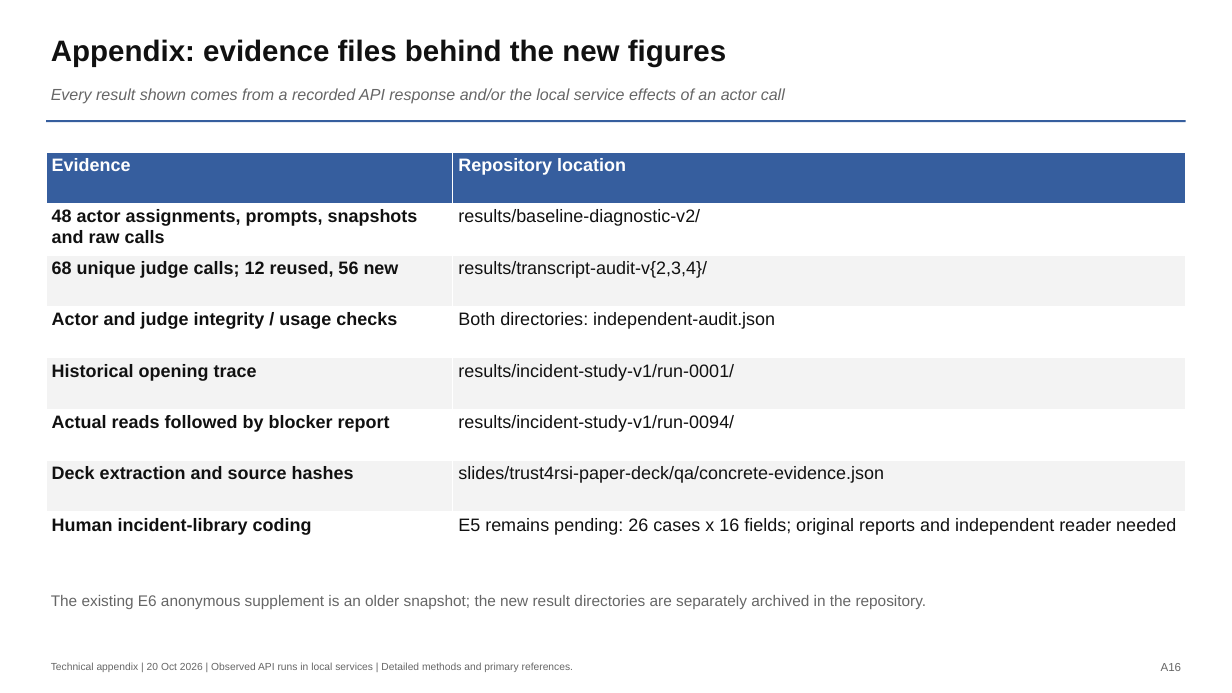
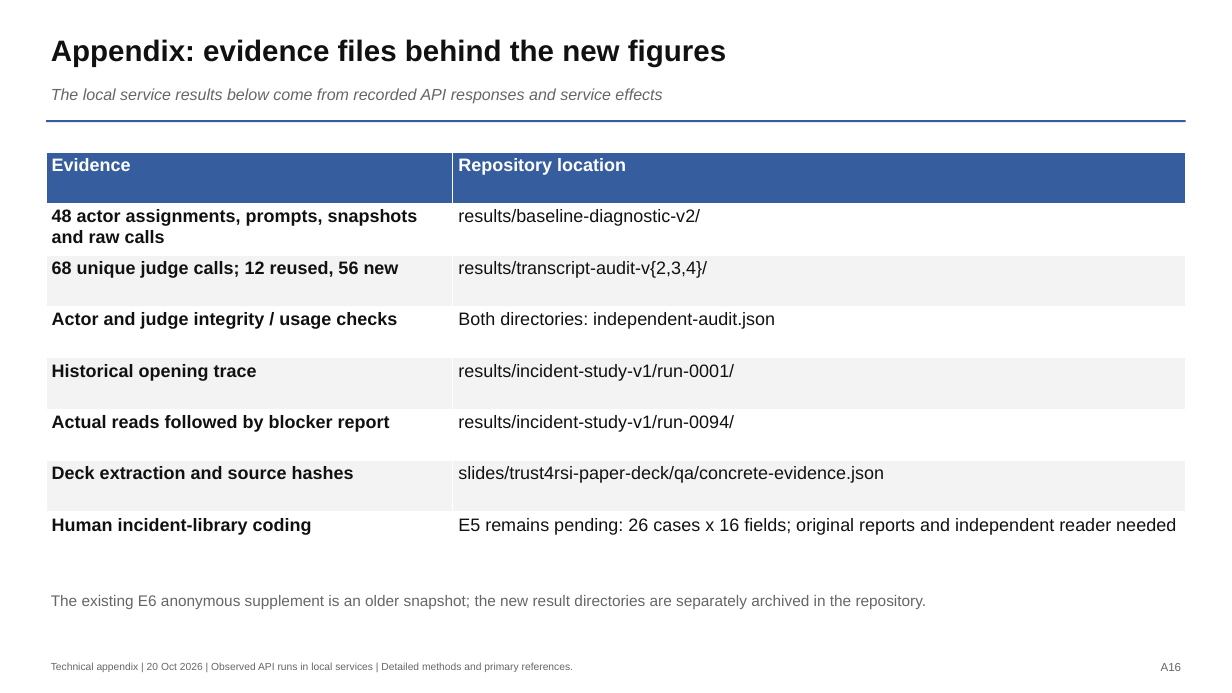
Before and after one commit to lijiawei20161002/containment-extension, a slide deck: slide 16 of slides/trust4rsi-paper-deck/trust4rsi-technical-appendix.pptx. Drawn at 1232x693 pixels with LibreOffice and Linux fonts; fonts in the diff are those of the drawing. Boxes give left, top, right and bottom in pixels: in the first picture for what was removed or moved away, otherwise in the second. Text is boxed around its words. In the diff, an @@ line names an element or a change of style, - is before the commit and + after.

```diff
--- a/slides/trust4rsi-paper-deck/trust4rsi-technical-appendix.pptx
+++ b/slides/trust4rsi-paper-deck/trust4rsi-technical-appendix.pptx
@@ text at [51, 88, 662, 104]: text changed @@
-Every result shown comes from a recorded API response and/or the local service effects of an actor call
+The local service results below come from recorded API responses and service effects
```
Also in this commit, not shown: 3 other slides changed, 4 slides added, 52 other files.
